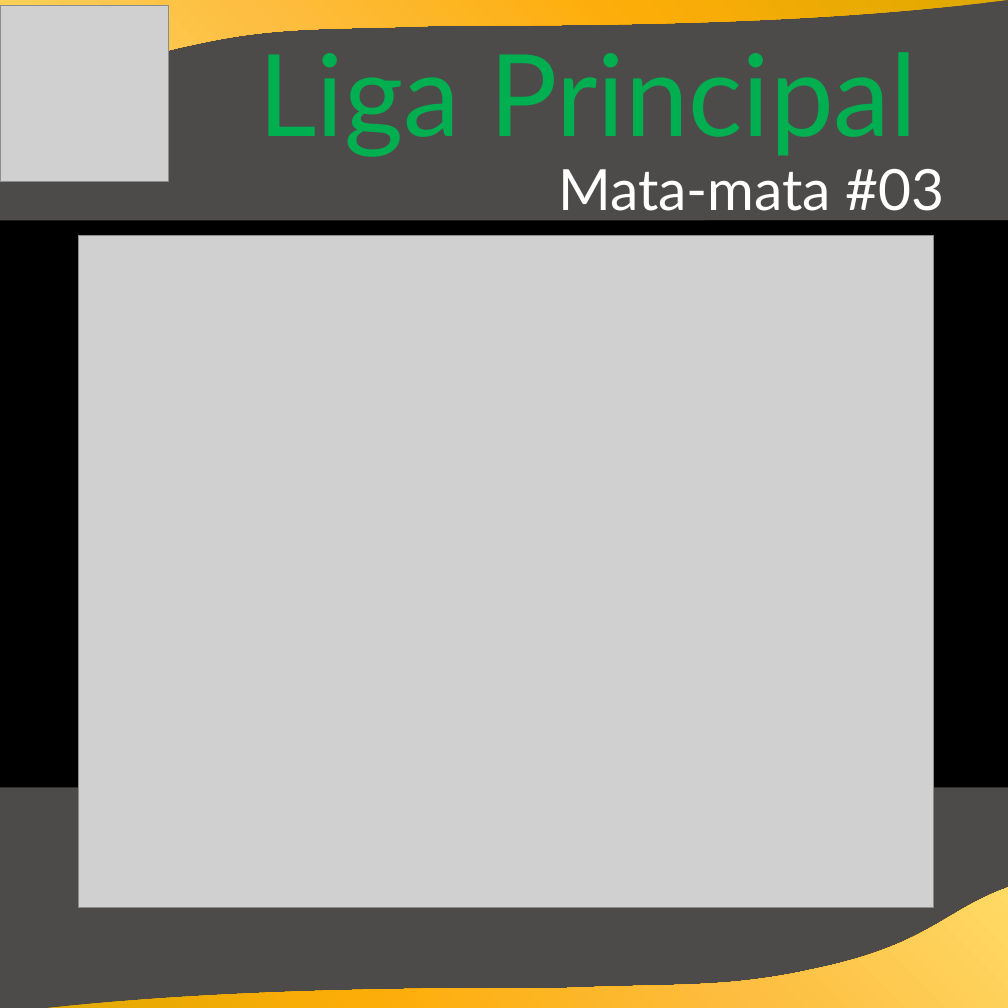
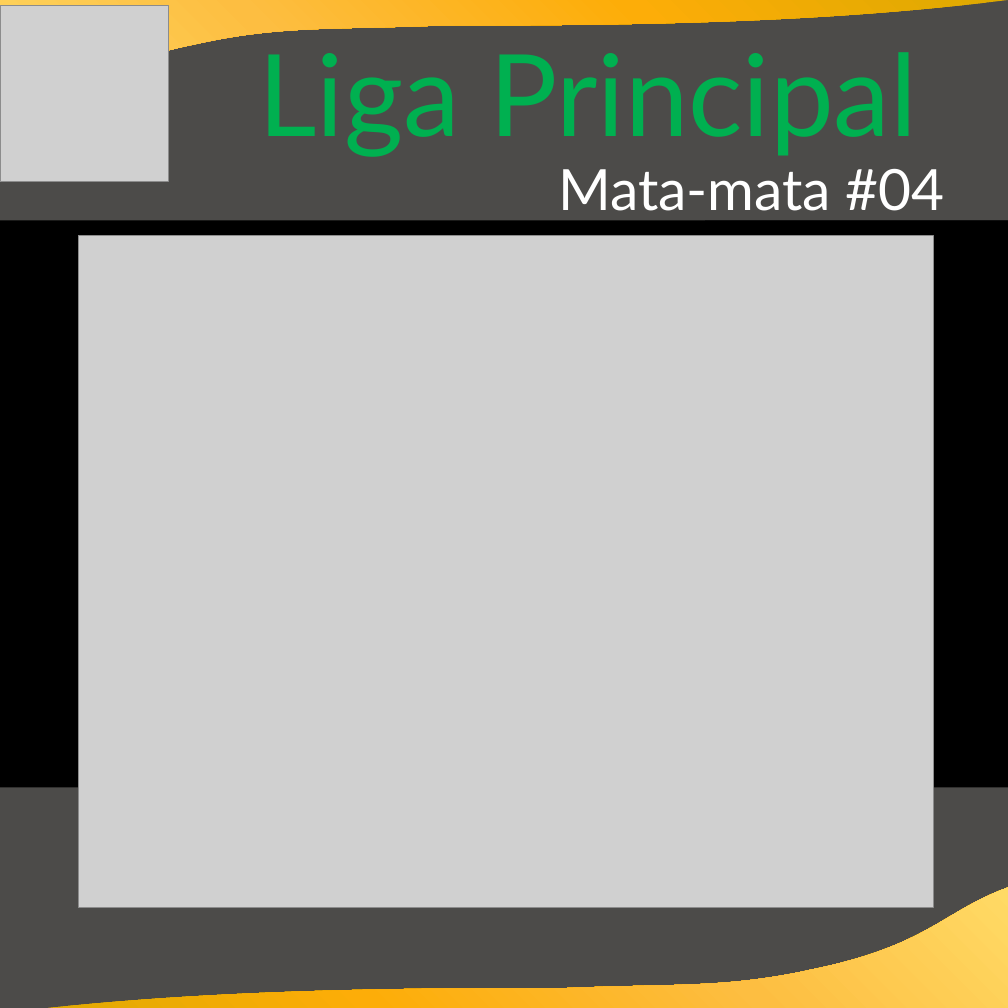
Before and after one commit to cknakayama/automacao_ligaroletarussa2021, a slide deck: slide 7 of Informativos.pptx. Drawn at 1008x1008 pixels with LibreOffice and Linux fonts; fonts in the diff are those of the drawing; grey boxes stand for pictures; background and template pictures are left out. Boxes give left, top, right and bottom in pixels: in the first picture for what was removed or moved away, otherwise in the second. Text is boxed around its words. In the diff, an @@ line names an element or a change of style, - is before the commit and + after.

```diff
--- a/Informativos.pptx
+++ b/Informativos.pptx
@@ text at (558,169,945,211): text changed @@
-Mata-mata #03
+Mata-mata #04
```
Also in this commit, not shown: 8 other slides changed, 4 other files.
